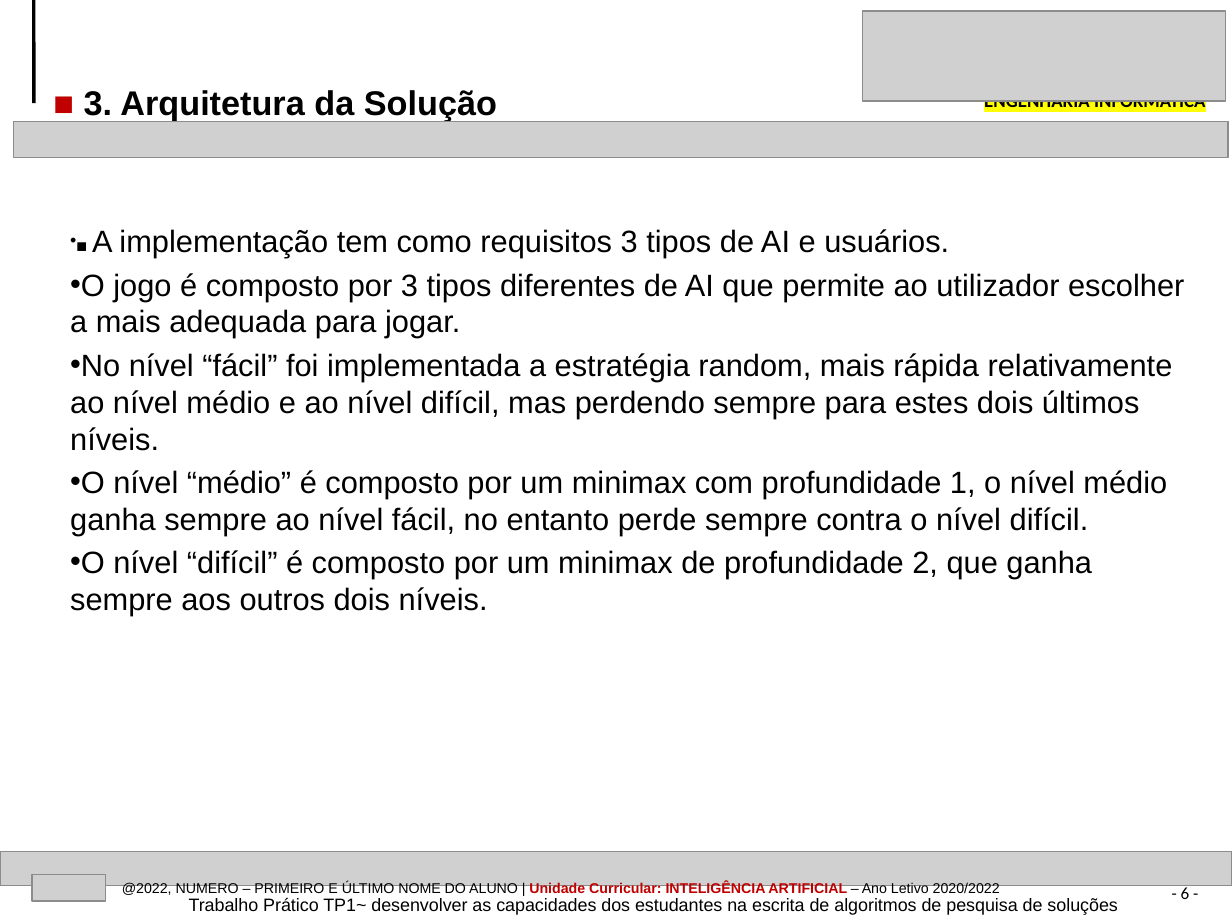
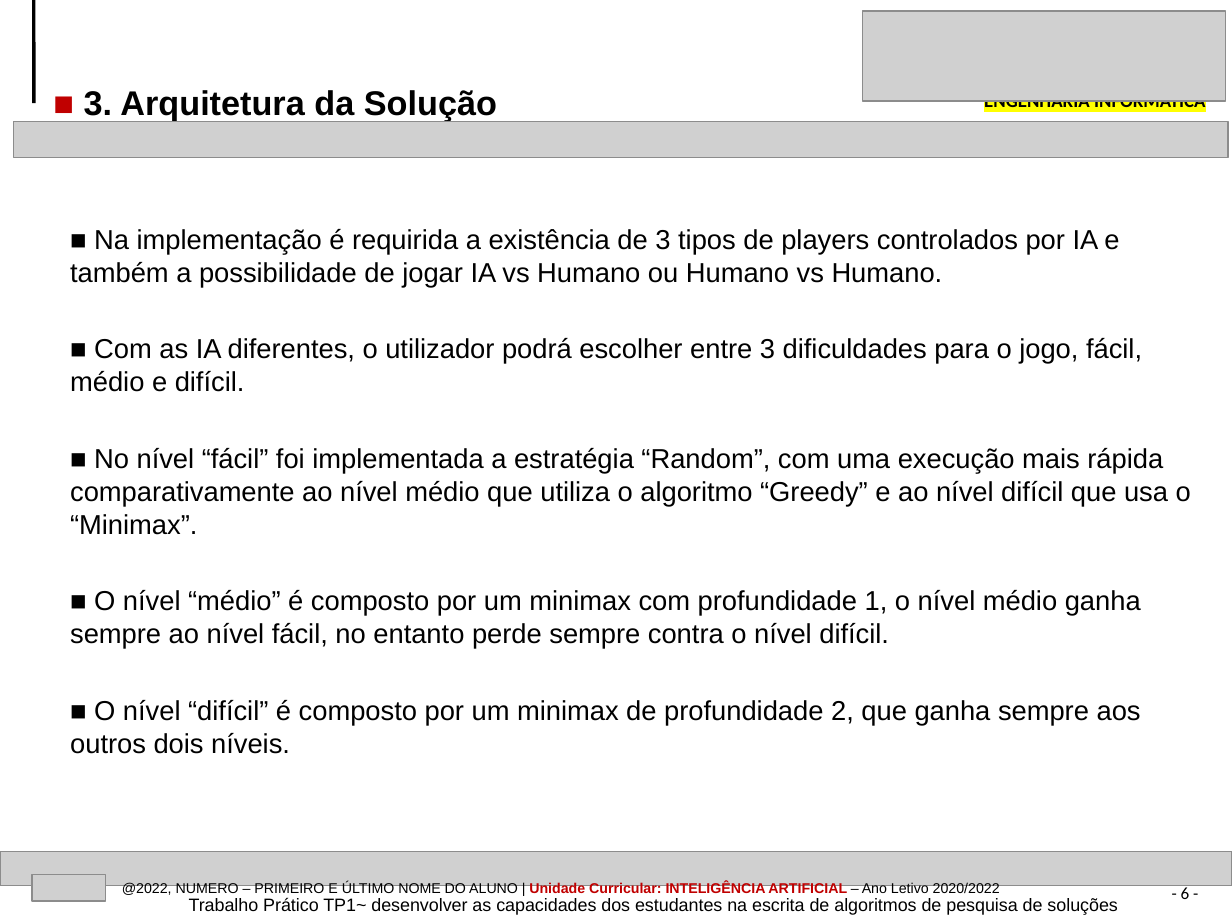
Before and after one commit to AlexandrePSantos/IA, a slide deck: slide 6 of EI-2021-2022-InteligenciaArtificial-TP1_NumeroAluno_1b.pptx. Drawn at 1232x924 pixels with LibreOffice and Linux fonts; fonts in the diff are those of the drawing; grey boxes stand for pictures. Boxes give left, top, right and bottom in pixels: in the first picture for what was removed or moved away, otherwise in the second. Text is boxed around its words. In the diff, an @@ line names an element or a change of style, - is before the commit and + after.

```diff
--- a/EI-2021-2022-InteligenciaArtificial-TP1_NumeroAluno_1b.pptx
+++ b/EI-2021-2022-InteligenciaArtificial-TP1_NumeroAluno_1b.pptx
@@ text at box(70, 229, 1191, 754): text changed; size 18 to 16 pt @@
-• ■ A implementação tem como requisitos 3 tipos de AI e usuários.
-• O jogo é composto por 3 tipos diferentes de AI que permite ao utilizador escolher a mais adequada para jogar.
-• No nível “fácil” foi implementada a estratégia random, mais rápida relativamente ao nível médio e ao nível difícil, mas perdendo sempre para estes dois últimos níveis.
-• O nível “médio” é composto por um minimax com profundidade 1, o nível médio ganha sempre ao nível fácil, no entanto perde sempre contra o nível difícil.
-• O nível “difícil” é composto por um minimax de profundidade 2, que ganha sempre aos outros dois níveis.
+■ Na implementação é requirida a existência de 3 tipos de players controlados por IA e também a possibilidade de jogar IA vs Humano ou Humano vs Humano.
+■ Com as IA diferentes, o utilizador podrá escolher entre 3 dificuldades para o jogo, fácil, médio e difícil.
+■ No nível “fácil” foi implementada a estratégia “Random”, com uma execução mais rápida comparativamente ao nível médio que utiliza o algoritmo “Greedy” e ao nível difícil que usa o “Minimax”.
+■ O nível “médio” é composto por um minimax com profundidade 1, o nível médio ganha sempre ao nível fácil, no entanto perde sempre contra o nível difícil.
+■ O nível “difícil” é composto por um minimax de profundidade 2, que ganha sempre aos outros dois níveis.
```
Also in this commit, not shown: 3 other slides changed, 3 other files.
